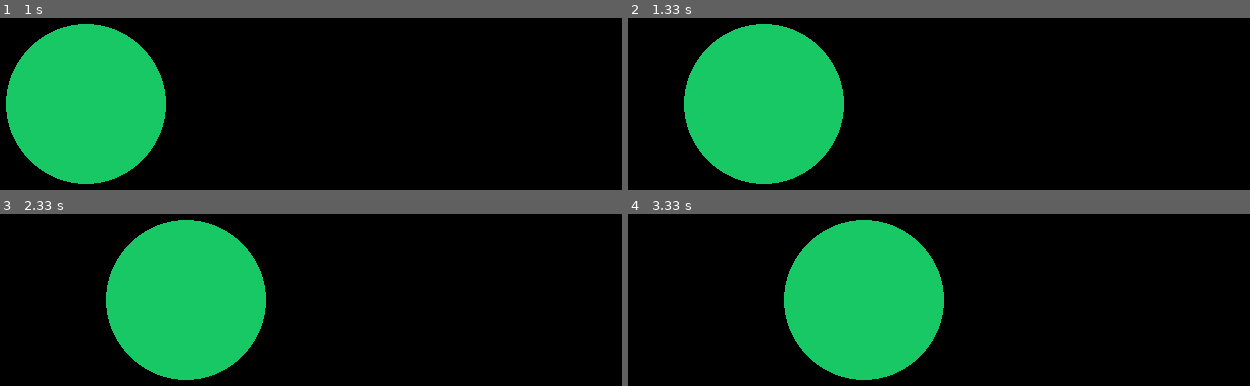
Above: before the commit, frames 1-4 (two rows, left to right).
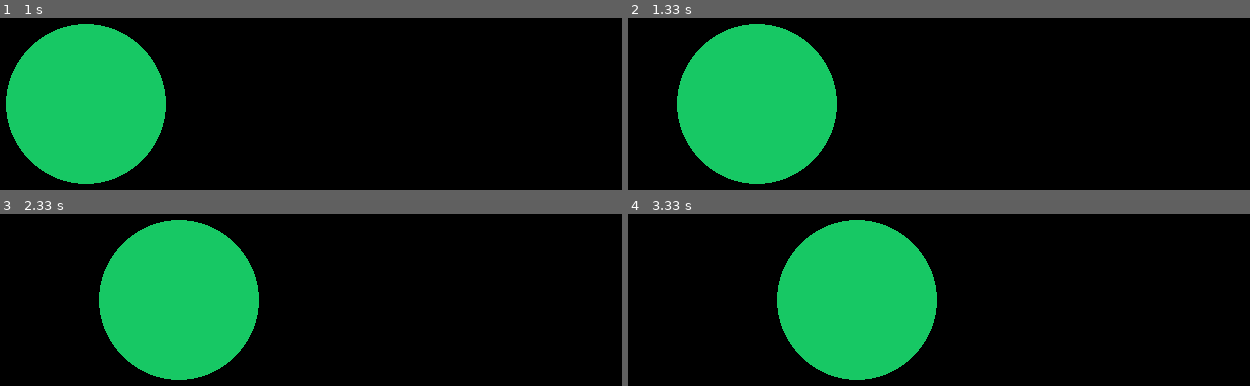
Above: after the commit, the same moments.

Repository: haruomaki/pyrein
Game: pygame game, started from examples/simple.py
Same seed, same stepped clock (60 frames per second), same inputs: the game is played once before the commit and once after it.
Inputs:
- Up to frame 1 (1 s): no input
- Up to frame 2 (1.33 s): no input
- Up to frame 3 (2.33 s): no input
- Up to frame 4 (3.33 s): no input

Frame 1 is identical in both runs. In frame 2, 2.1% of the frame differs, in the area x 7-35%, y 3-97%; in frame 3, 2.1%; in frame 4, 2.1%.

Commit message:
.send()廃止してself.elapsed導入

Diff:
--- a/examples/simple.py
+++ b/examples/simple.py
@@ -6,7 +6,7 @@
 
 
 def simulate(state: int, input: int) -> int:
-    print(f"simulateです。{state}")
+    print(f"[simulate] {state=}")
     return state + input
 
 
@@ -18,12 +18,11 @@
 
 def render(prev: int, curr: int):
     # print(f"[render] 現在の状態は{prev}です。")
-    t = 0
     while True:
+        t = env.elapsed
         # 円を描画
         x = (200 + prev * 10) * (1 - hokan(t)) + (200 + curr * 10) * hokan(t)
         pygame.draw.circle(env.screen, (23, 200, 100), (x, 200), 80)
-        t += 0.03  # TODO: てきとー
         yield
 
 
--- a/src/pyrein/__init__.py
+++ b/src/pyrein/__init__.py
@@ -1,23 +1,16 @@
 import pygame
-from typing import TypeVar, Callable, Iterator
-from datetime import datetime, timedelta
+from typing import Callable, Iterator
+from datetime import datetime
 
-S = TypeVar("S")  # State
-M = TypeVar("M")  # Message / Input
-
-Simulator = Callable[[S, M], S]
-Renderer = Callable[[S, S], Iterator[None]]
-InputProvider = Callable[[], M]
 
 # 色の定義
 BLACK = (0, 0, 0)
-RED = (255, 0, 0)
 
 
 class Env[S, M]:
-    simulate: Simulator[S, M]
-    render: Renderer[S]
-    input_provider: InputProvider[M]
+    simulate: Callable[[S, M], S]
+    render: Callable[[S, S], Iterator[None]]
+    input_provider: Callable[[], M]
 
     def __init__(self) -> None:
         # Pygameの初期化
@@ -33,7 +26,8 @@
         self.FPS = 60
 
         # シミュレーションの時間間隔
-        self.dt = 1
+        self.dt = 1.0
+        self.elapsed = 0.0  # 最後に状態が更新されてからの経過時間（秒）
 
     def run_game(
         self,
@@ -52,13 +46,17 @@
                 if event.type == pygame.QUIT:
                     running = False
 
+            # 時間の更新
+            now = datetime.now()
+            self.elapsed = (now - t).total_seconds()
+
             # 規定の時間が経過したときだけゲーム世界を進める
-            if datetime.now() - t >= timedelta(seconds=self.dt):
+            if self.elapsed >= self.dt:
                 msg = self.input_provider()
                 next_state = self.simulate(curr, msg)
                 prev = curr
                 curr = next_state
-                t = datetime.now()  # TODO: 冗長？
+                t = now
                 rd = self.render(prev, curr)
                 continue
 
@@ -74,3 +72,6 @@
 
             # フレームレート維持
             self.clock.tick(self.FPS)
+
+        # Pygameの終了
+        pygame.quit()
